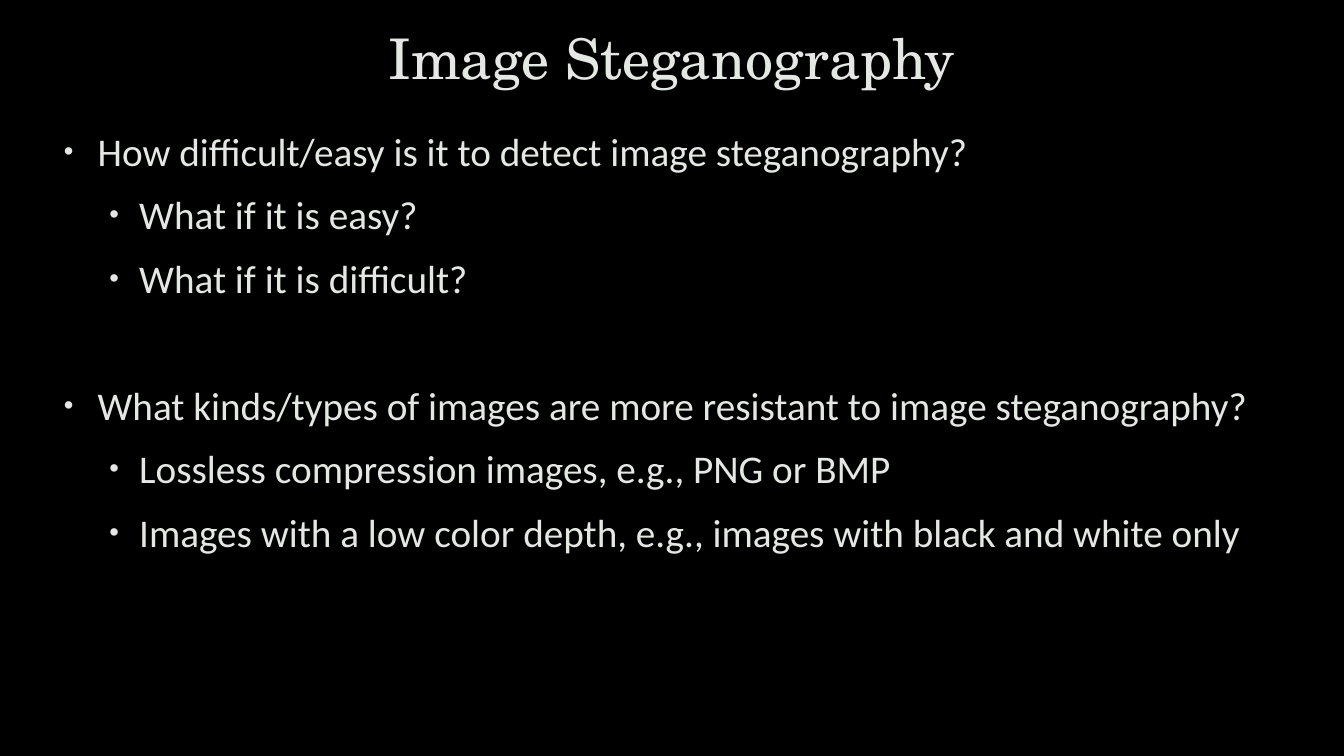
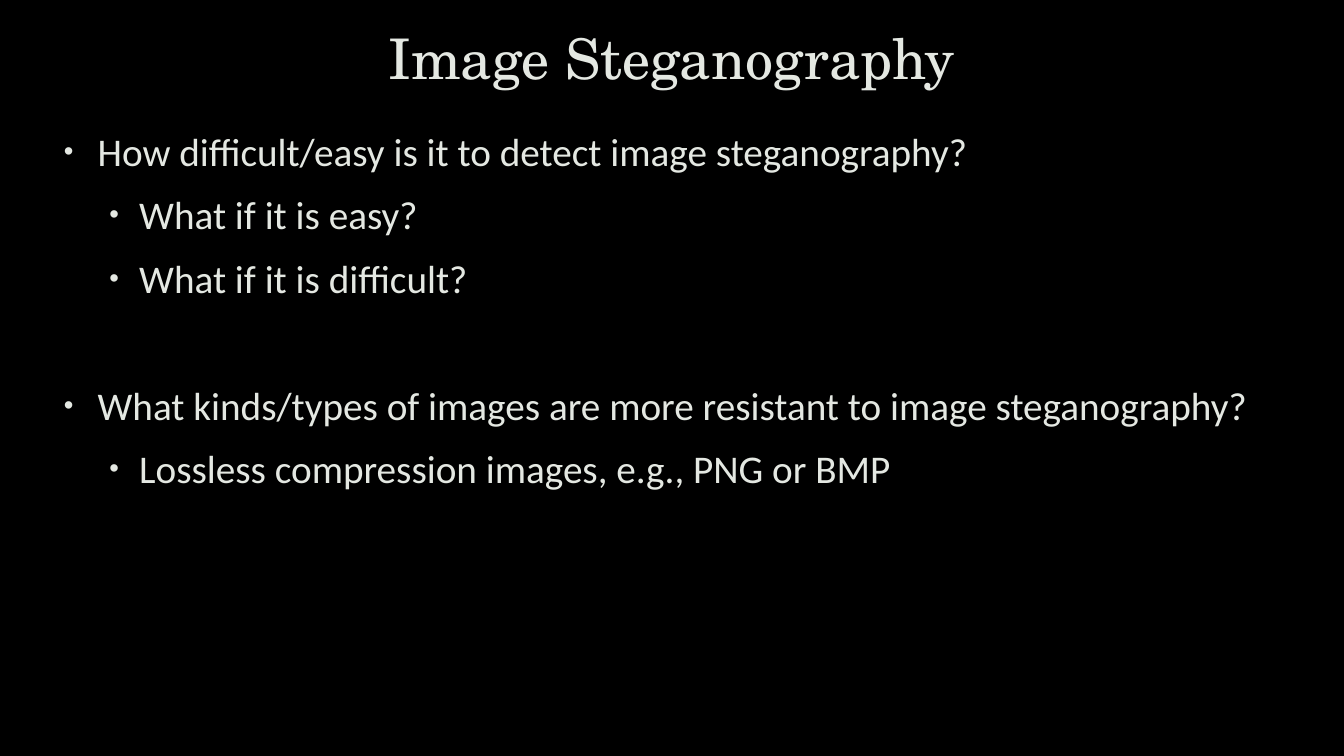
Before and after one commit to uwacyber/cits1003, a slide deck: slide 62 of cits1003-lecture_slides/CITS1003-8 Forensics-exercises.pptx (slide 61 before the commit). Drawn at 1344x756 pixels with LibreOffice and Linux fonts; fonts in the diff are those of the drawing; background and template pictures are left out. Boxes give left, top, right and bottom in pixels: in the first picture for what was removed or moved away, otherwise in the second. Text is boxed around its words. In the diff, an @@ line names an element or a change of style, - is before the commit and + after.

```diff
--- a/cits1003-lecture_slides/CITS1003-8 Forensics-exercises.pptx
+++ b/cits1003-lecture_slides/CITS1003-8 Forensics-exercises.pptx
@@ text at (139,519,1240,554): paragraph removed @@
-  • Images with a low color depth, e.g., images with black and white only
```
Also in this commit, not shown: 4 other slides changed, 1 slide added.
